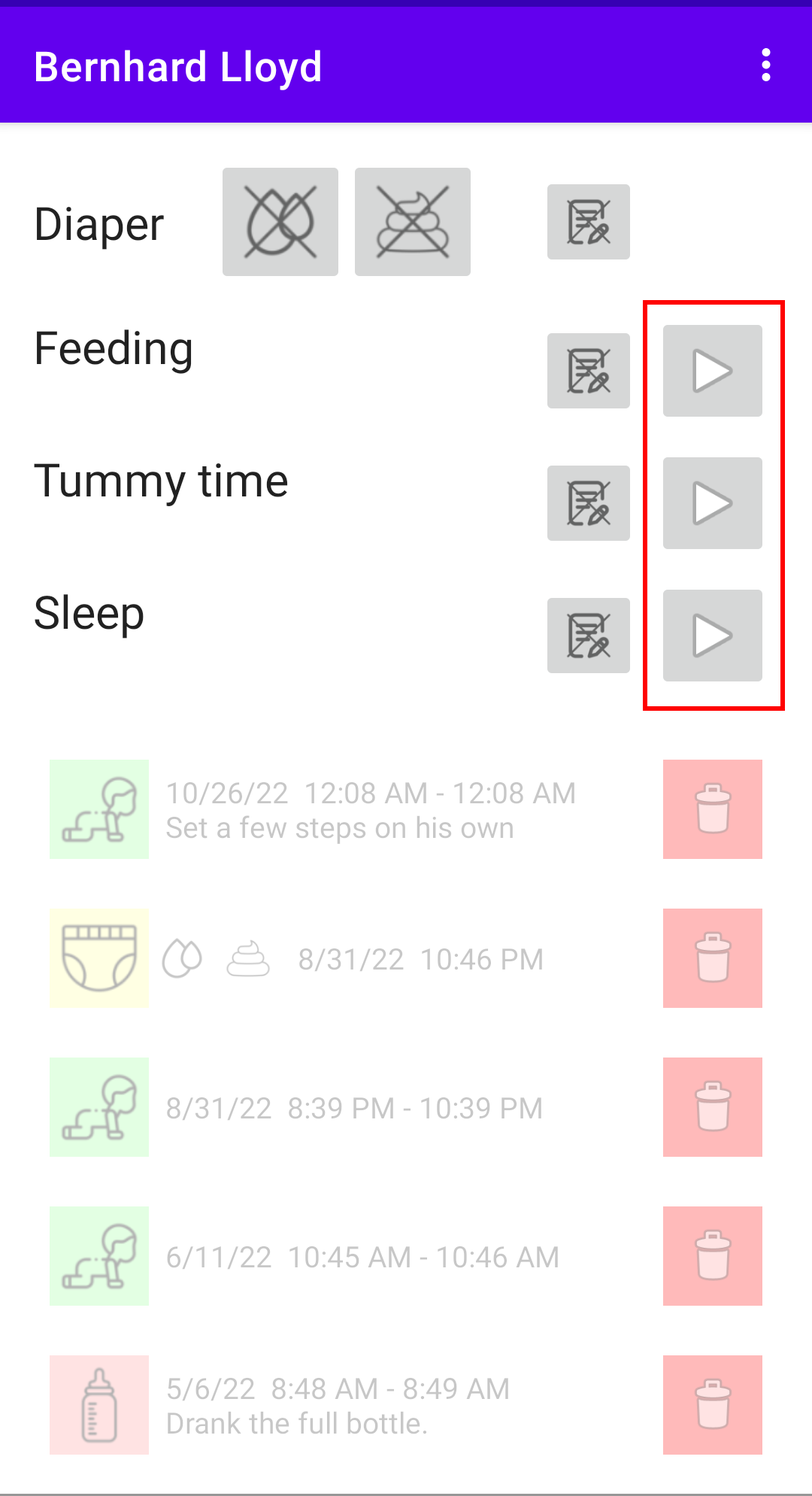
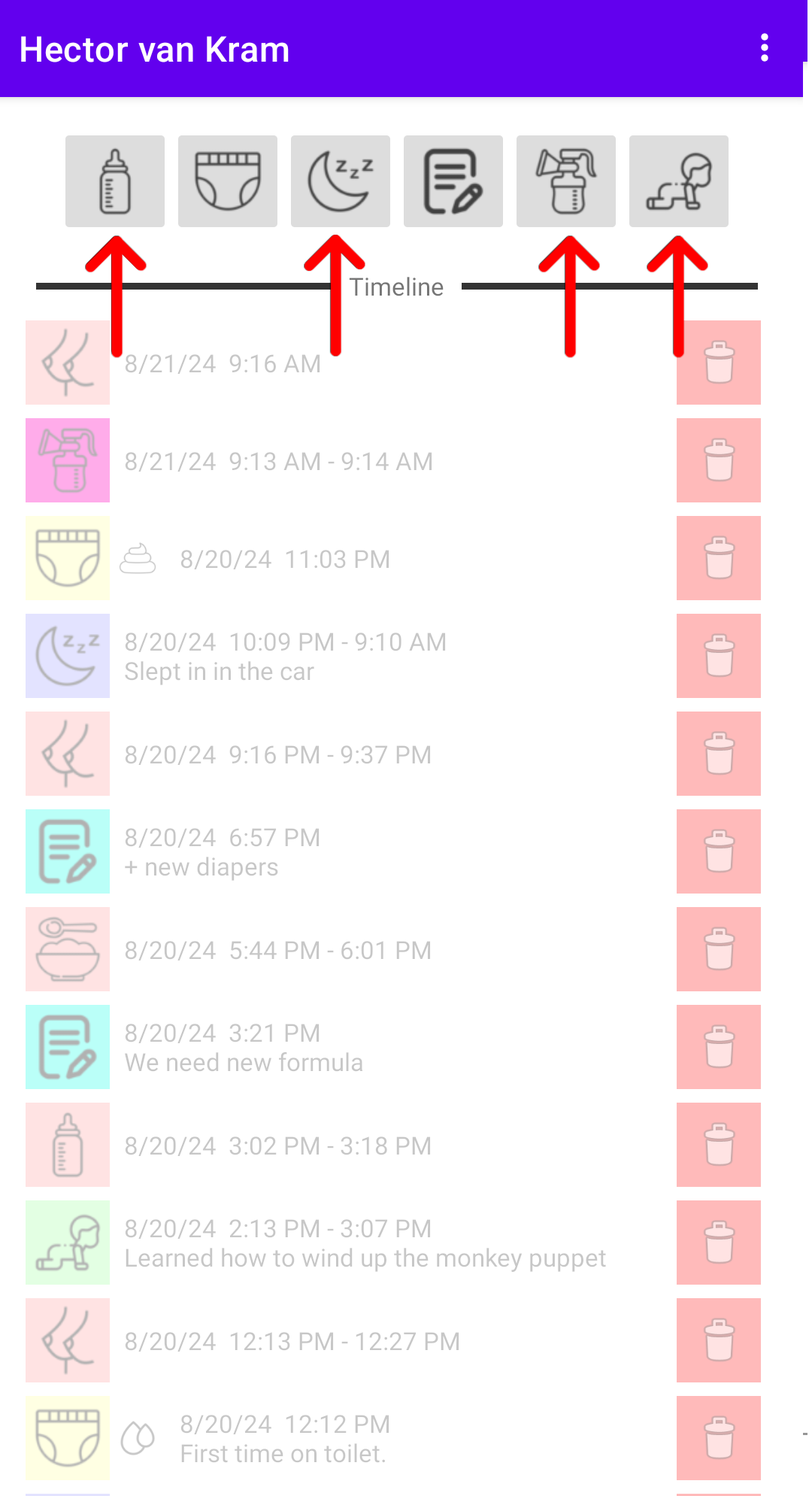
Layer changes from the first 812px x 1496px image to the second:
moved "Layer" above "Transformation #1", painted on it over <box>85,234,786,711</box>
painted on "Transformation #1" over <box>25,302,786,733</box>
removed layer "Ebene" over <box>25,386,445,698</box>
painted on "help_play_button_highlight.png" over <box>0,0,812,1496</box>
